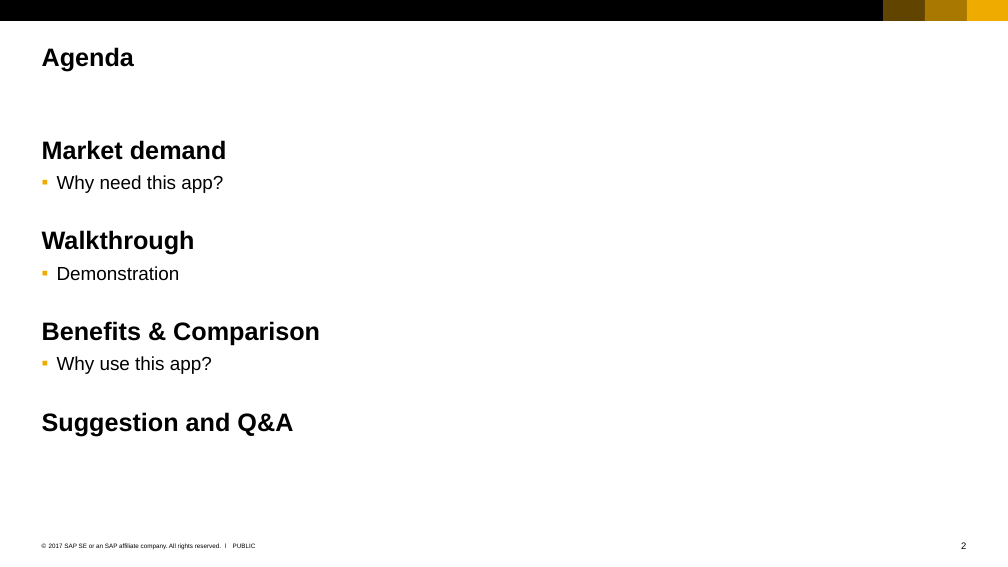
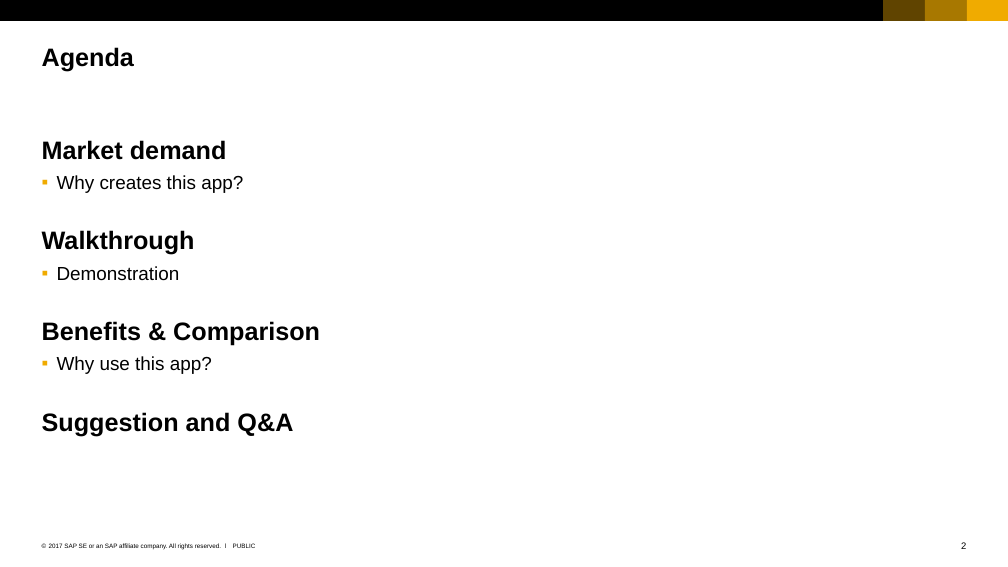
Before and after one commit to qianyilun/workload-calculator, a slide deck: slide 2 of SAP_2017_16x9_black_and_white.pptx. Drawn at 1008x567 pixels with LibreOffice and Linux fonts; fonts in the diff are those of the drawing. Boxes give left, top, right and bottom in pixels: in the first picture for what was removed or moved away, otherwise in the second. Text is boxed around its words. In the diff, an @@ line names an element or a change of style, - is before the commit and + after.

```diff
--- a/SAP_2017_16x9_black_and_white.pptx
+++ b/SAP_2017_16x9_black_and_white.pptx
@@ text at (x1=57, y1=175, x2=243, y2=193): text changed @@
-  ▪ Why need this app?
+  ▪ Why creates this app?
```
Also in this commit, not shown: 4 other slides changed, 1 slide added, 2 other files.
